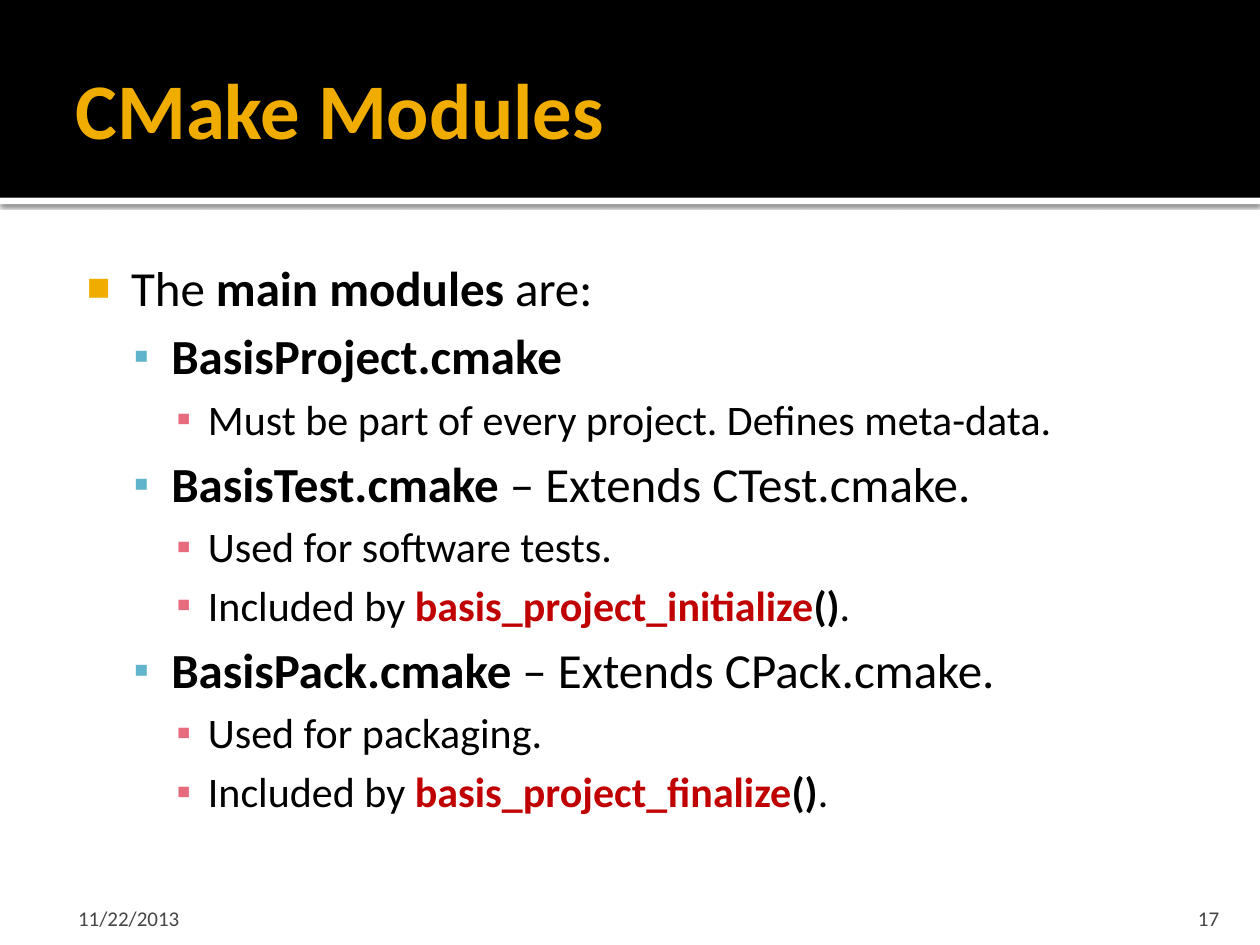
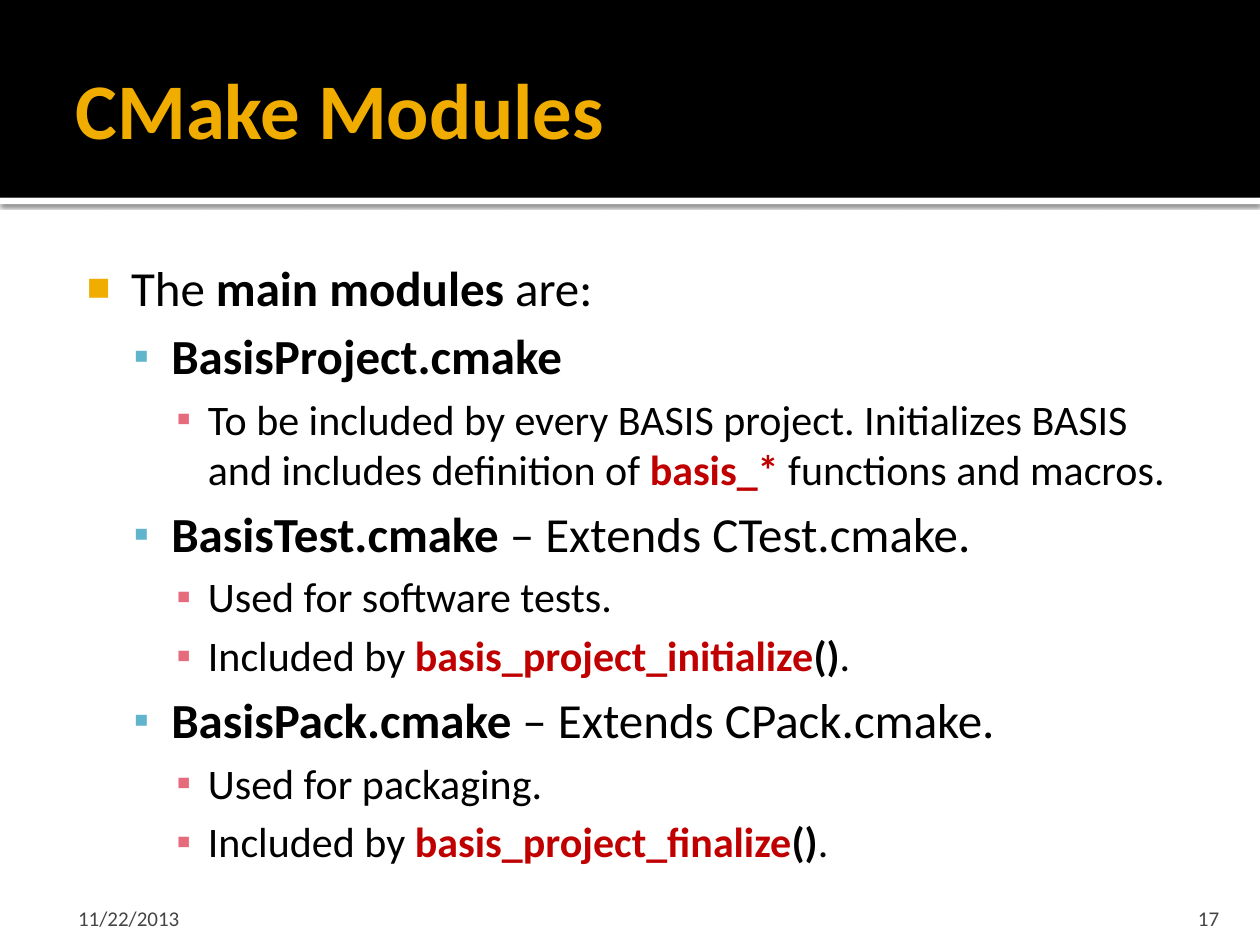
Before and after one commit to cmake-basis/legacy, a slide deck: slide 17 of doc/BASIS_Introduction.pptx. Drawn at 1260x945 pixels with LibreOffice and Linux fonts; fonts in the diff are those of the drawing. Boxes give left, top, right and bottom in pixels: in the first picture for what was removed or moved away, otherwise in the second. Text is boxed around its words. In the diff, an @@ line names an element or a change of style, - is before the commit and + after.

Commit message:
Issue #237, major update to BASIS_Introduction.pptx, improving wording and updating reference plus version information to new git location.

```diff
--- a/doc/BASIS_Introduction.pptx
+++ b/doc/BASIS_Introduction.pptx
@@ text at <box>208,405,1165,491</box>: text changed @@
-    ▪ Must be part of every project. Defines meta-data.
+    ▪ To be included by every BASIS project. Initializes BASIS and includes definition of basis_* functions and macros.
```
Also in this commit, not shown: 10 other slides changed, 4 slides added.
